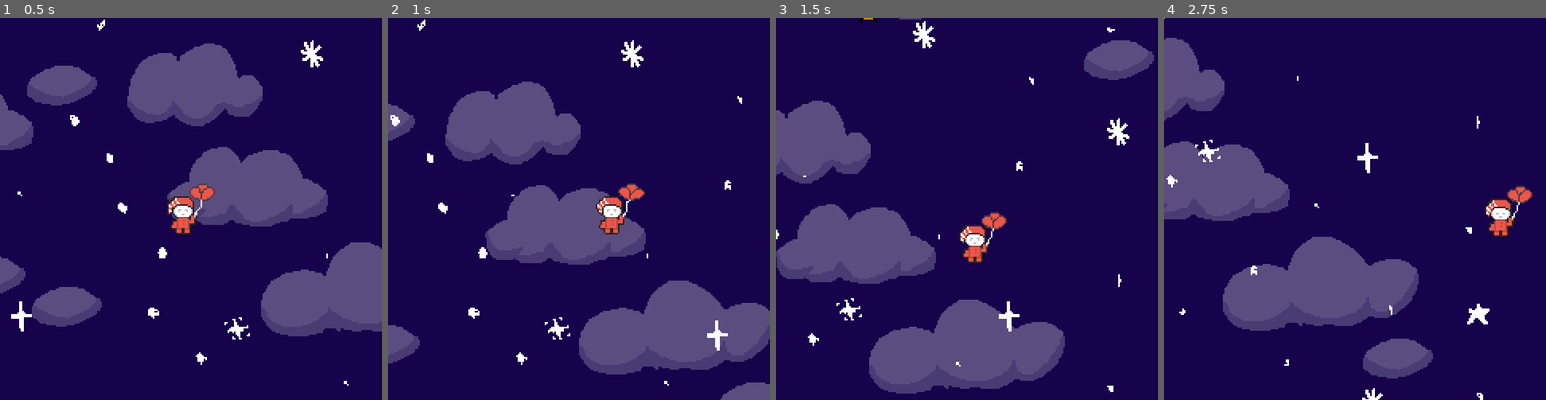
Above: before the commit, frames 1-4 (left to right).
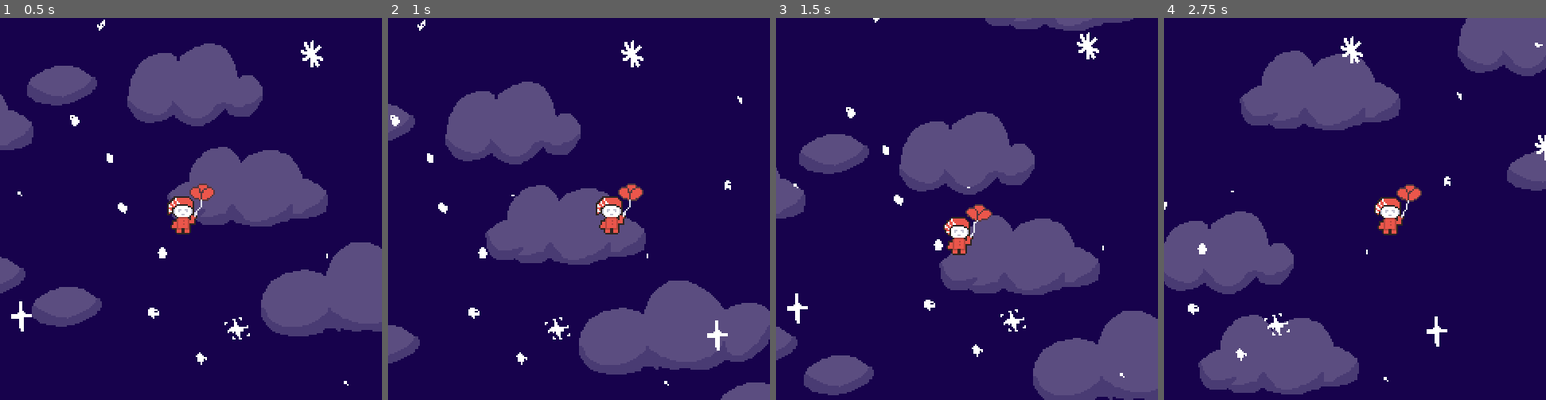
Above: after the commit, the same moments.

Repository: therealoganh/REM-prototype
Game: Godot game, scene res://scenes/main.tscn
Same seed, same stepped clock (60 frames per second), same inputs: the game is played once before the commit and once after it.
Inputs:
- Up to frame 1 (0.5 s): no input
- Up to frame 2 (1 s): tap Enter (ui_accept) at 0.5 s; hold Right (move_right) from 0.53 s (still down); hold Enter (ui_accept) from 0.53 s (still down)
- Up to frame 3 (1.5 s): release Right (move_right) at 1.28 s; release Enter (ui_accept) at 1.28 s; hold Down (move_down) from 1.28 s (still down); tap Enter (ui_accept) at 1.35 s
- Up to frame 4 (2.75 s): tap Enter (ui_accept) at 1.52, 1.82, 2 s; release Down (move_down) at 2.03 s; hold Right (move_right) from 2.03 s (still down); hold Enter (ui_accept) from 2.03 s (still down)

Frame 1 is identical in both runs. In frame 2, 0.1% of the frame differs, in the area x 54-68%, y 44-52%; in frame 3, 41%, in the area x 0-100%, y 0-100%; in frame 4, 40%.

Commit message:
Game over logoic

Diff:
--- a/project.godot
+++ b/project.godot
@@ -14,6 +14,10 @@
 run/main_scene="uid://c3qa6qkel0kxw"
 config/features=PackedStringArray("4.5", "Forward Plus")
 config/icon="res://icon.svg"
+
+[autoload]
+
+NewScript="*res://scripts/new_script.gd"
 
 [display]
 
--- /dev/null
+++ b/scenes/Game over.tscn
@@ -0,0 +1,37 @@
+[gd_scene load_steps=4 format=3 uid="uid://cw5rjx415rp1t"]
+
+[ext_resource type="Script" uid="uid://cm3hlnp8gntjs" path="res://scenes/game_over.gd" id="1_pelvw"]
+
+[sub_resource type="Gradient" id="Gradient_1gxjt"]
+
+[sub_resource type="GradientTexture2D" id="GradientTexture2D_pelvw"]
+gradient = SubResource("Gradient_1gxjt")
+fill_from = Vector2(1, 0)
+
+[node name="Game over" type="Node2D"]
+script = ExtResource("1_pelvw")
+
+[node name="CollisionShape2D" type="CollisionShape2D" parent="."]
+
+[node name="Sprite2D" type="Sprite2D" parent="CollisionShape2D"]
+position = Vector2(240, 245)
+scale = Vector2(7.3125005, 7.21875)
+texture = SubResource("GradientTexture2D_pelvw")
+
+[node name="Label" type="Label" parent="."]
+offset_left = 196.0
+offset_top = 167.0
+offset_right = 286.0
+offset_bottom = 211.0
+theme_override_font_sizes/font_size = 22
+text = "Game Over"
+
+[node name="Label" type="Label" parent="Label"]
+layout_mode = 0
+offset_left = -5.0
+offset_top = 58.0
+offset_right = 114.0
+offset_bottom = 102.0
+theme_override_font_sizes/font_size = 10
+text = "Press Enter "
+horizontal_alignment = 1
--- /dev/null
+++ b/scenes/Start screen.tscn
@@ -0,0 +1,34 @@
+[gd_scene load_steps=5 format=3 uid="uid://diocmp8c7eltw"]
+
+[ext_resource type="Script" uid="uid://b6lwkskhe2igh" path="res://scripts/start_screen.gd" id="1_da77r"]
+[ext_resource type="PackedScene" uid="uid://d10id65icibww" path="res://scenes/backgrounds/Background LVL 1.tscn" id="1_qydk6"]
+
+[sub_resource type="Gradient" id="Gradient_da77r"]
+offsets = PackedFloat32Array(0.71666664, 1)
+colors = PackedColorArray(0.25565878, 0.25565878, 0.25565878, 1, 1, 1, 1, 1)
+
+[sub_resource type="GradientTexture1D" id="GradientTexture1D_f5osr"]
+gradient = SubResource("Gradient_da77r")
+width = 2
+
+[node name="StartScreen" type="Node2D"]
+script = ExtResource("1_da77r")
+
+[node name="CollisionShape2D" type="CollisionShape2D" parent="."]
+
+[node name="Sprite2D" type="Sprite2D" parent="CollisionShape2D"]
+position = Vector2(-864, 269)
+scale = Vector2(355, 45.000004)
+texture = SubResource("GradientTexture1D_f5osr")
+
+[node name="Node2D" parent="." instance=ExtResource("1_qydk6")]
+
+[node name="Label" type="Label" parent="Node2D"]
+offset_left = 179.0
+offset_top = 137.0
+offset_right = 298.0
+offset_bottom = 181.0
+theme_override_colors/font_color = Color(0.07, 0.007700001, 0.007700001, 1)
+theme_override_font_sizes/font_size = 22
+text = "Press Start "
+horizontal_alignment = 1
--- /dev/null
+++ b/scenes/game_over.gd
@@ -0,0 +1,7 @@
+extends Node2D
+func _process(delta):
+	# Check if the "move_down" action was JUST pressed this frame.
+	if Input.is_action_just_pressed("ui_accept"):
+		print("Restarting game...")
+		# This is the correct way to change a scene in Godot 4.
+		get_tree().change_scene_to_file("res://scenes/main.tscn")
--- a/scenes/main.tscn
+++ b/scenes/main.tscn
@@ -1,10 +1,11 @@
-[gd_scene load_steps=8 format=3 uid="uid://c3qa6qkel0kxw"]
+[gd_scene load_steps=9 format=3 uid="uid://c3qa6qkel0kxw"]
 
-[ext_resource type="Script" uid="uid://7ueprwqeiifr" path="res://scripts/main.gd" id="1_jyhfs"]
+[ext_resource type="Script" uid="uid://bqykktgdrij4l" path="res://scripts/main.gd" id="1_jyhfs"]
 [ext_resource type="PackedScene" uid="uid://rxb881vc4ijo" path="res://scenes/player.tscn" id="2_0xm2m"]
 [ext_resource type="PackedScene" uid="uid://cb8j1fhf1k0jv" path="res://scenes/backgrounds/Background LVL 4.tscn" id="3_jyhfs"]
 [ext_resource type="PackedScene" uid="uid://m71us3c88hod" path="res://scenes/sheep_pickup.tscn" id="3_sugp2"]
 [ext_resource type="PackedScene" uid="uid://cmlpcl56ng3ti" path="res://scenes/hazards/AlarmClock.tscn" id="3_tbgi4"]
+[ext_resource type="PackedScene" uid="uid://cw5rjx415rp1t" path="res://scenes/Game over.tscn" id="6_tefeu"]
 
 [sub_resource type="PhysicsMaterial" id="PhysicsMaterial_h2yge"]
 
@@ -49,4 +50,6 @@
 
 [node name="Sky3" parent="." instance=ExtResource("3_jyhfs")]
 
+[node name="Game over" parent="." instance=ExtResource("6_tefeu")]
+
 [connection signal="timeout" from="SpawnTimer" to="." method="_on_spawn_timer_timeout"]
--- a/scripts/hazard-scripts/clock.gd
+++ b/scripts/hazard-scripts/clock.gd
@@ -24,4 +24,4 @@
 
 func _on_game_over_timer_timeout() -> void:
 	Engine.time_scale = 1.0 # Reset time scale
-	get_tree().reload_current_scene()
+	get_tree().change_scene_to_file("res://scenes/Game over.tscn")
--- /dev/null
+++ b/scripts/new_script.gd
@@ -0,0 +1,4 @@
+extends Node
+
+
+var score = 0
--- a/scripts/sheep_pickup.gd
+++ b/scripts/sheep_pickup.gd
@@ -1,9 +1,11 @@
 extends Area2D
 
 @export var fall_speed: float = 50.0
-
+var array = []
 var drift_speed = 20.0
 var time = 0.0
+
+
 
 func _process(delta):
 	time += delta
@@ -17,6 +19,17 @@
 
 
 
-func _on_body_entered(body: Node2D) -> void:
+
+func _on_body_entered(body: Node2D, count: int = 0) -> void:
+
 	if body.name == "Player":
+
+
+
+
+		NewScript.score += 1 # Increment the global score by 1
+		print("Current Score: ", NewScript.score)
+		if NewScript.score == 2:
+			get_tree().change_scene_to_file("res://scenes/Start screen.tscn ")
+
 		queue_free()
--- /dev/null
+++ b/scripts/start_screen.gd
@@ -0,0 +1,7 @@
+extends Node2D
+#var enter = Input.is_action_just_pressed("move_down")
+func Start_Game():
+	if Input.is_action_pressed("ui_accept"):
+		print("Error")
+		get_tree().change_scene_to_file("res://scenes/main.tscn")
+	#else:
